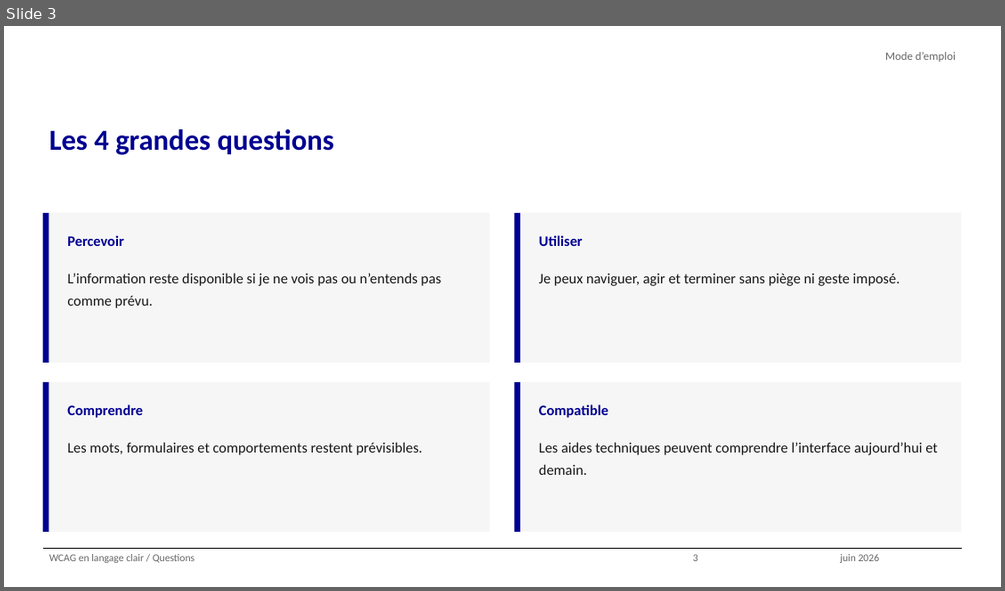
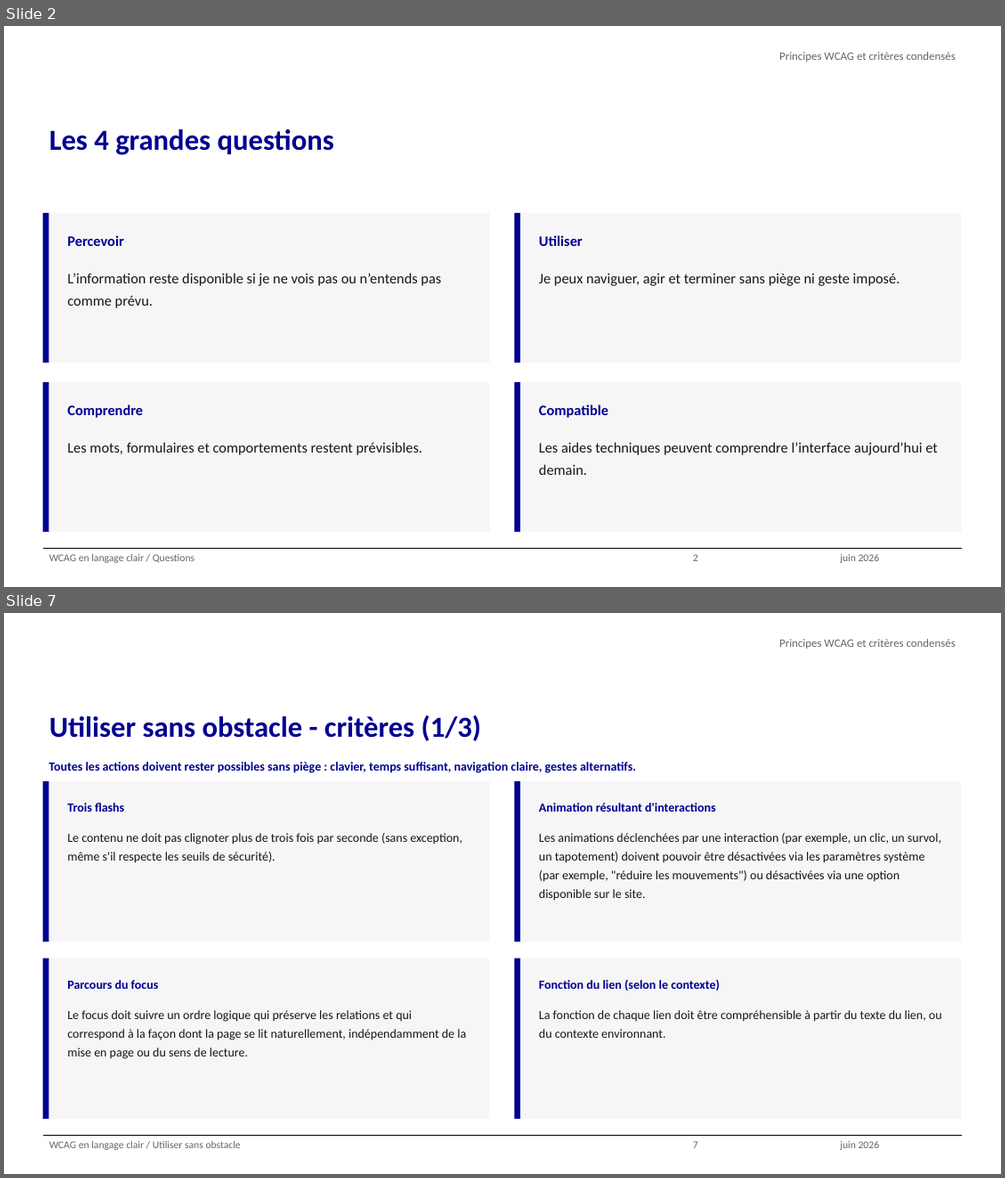
Before and after one commit to alexandra-guiderdoni/usine-fabrication-igpde-102846-ay11, a slide deck: WCAG en langage clair - condensé.pptx. Shown one above the other, each under a label of ours: slide 3 before the commit, slides 2 and 7 after it; the slides between them are not shown. The pictures are 1005x591 and 1005x1178 pixels, drawn with LibreOffice and Linux fonts; fonts in the diff are those of the drawing; background and template pictures are left out. Boxes give left, top, right and bottom in pixels: in the first picture for what was removed or moved away, otherwise in the second. Text is boxed around its words. In the diff, an @@ line names an element or a change of style, - is before the commit and + after.

```diff
--- a/WCAG en langage clair - condensé.pptx
+++ b/WCAG en langage clair - condensé.pptx
@@ slide 7 added at [4,613,1001,1174], background #FFFFFF; not listed: 1 template element that a slide beside it also shows @@
@@ text added at [779,639,955,649], 11 pt, text #666666 @@
+Principes WCAG et critères condensés
@@ title added at [49,715,481,741], 28 pt, text #000091, bold @@
+Utiliser sans obstacle - critères (1/3)
@@ text added at [48,762,636,773], 12 pt, text #000091, bold @@
+Toutes les actions doivent rester possibles sans piège : clavier, temps suffisant, navigation claire, gestes alternatifs.
@@ rectangle added at [43,781,48,942], fill #000091 @@
@@ rectangle added at [48,781,489,942], fill #F6F6F6 @@
@@ rectangle added at [514,781,520,942], fill #000091 @@
@@ rectangle added at [520,781,961,942], fill #F6F6F6 @@
@@ text added at [67,803,124,811], 12 pt, text #000091, bold @@
+Trois flashs
@@ text added at [539,803,715,811], 12 pt, text #000091, bold @@
+Animation résultant d'interactions
@@ text added at [67,833,462,863], 12 pt, text #161616 @@
+Le contenu ne doit pas clignoter plus de trois fois par seconde (sans exception, même s'il respecte les seuils de sécurité).
@@ text added at [539,833,941,900], 12 pt, text #161616 @@
+Les animations déclenchées par une interaction (par exemple, un clic, un survol, un tapotement) doivent pouvoir être désactivées via les paramètres système (par exemple, "réduire les mouvements") ou désactivées via une option disponible sur le site.
@@ rectangle added at [43,958,48,1119], fill #000091 @@
@@ rectangle added at [48,958,489,1119], fill #F6F6F6 @@
@@ rectangle added at [514,958,520,1119], fill #000091 @@
@@ rectangle added at [520,958,961,1119], fill #F6F6F6 @@
@@ text added at [67,980,159,989], 12 pt, text #000091, bold @@
+Parcours du focus
@@ text added at [539,980,720,990], 12 pt, text #000091, bold @@
+Fonction du lien (selon le contexte)
@@ text added at [67,1010,466,1059], 12 pt, text #161616 @@
+Le focus doit suivre un ordre logique qui préserve les relations et qui correspond à la façon dont la page se lit naturellement, indépendamment de la mise en page ou du sens de lecture.
@@ text added at [539,1010,942,1038], 12 pt, text #161616 @@
+La fonction de chaque lien doit être compréhensible à partir du texte du lien, ou du contexte environnant.
@@ text added at [49,1141,241,1150], 10 pt, text #666666 @@
+WCAG en langage clair / Utiliser sans obstacle
@@ text added at [693,1141,698,1148], 10 pt, text #666666 @@
+7
@@ text added at [840,1141,880,1150], 10 pt, text #666666 @@
+juin 2026
@@ what was slide 3 is now slide 2 @@
@@ slide 2 changed as well @@
@@ text at [779,52,955,62]: text changed @@
-Mode d’emploi
+Principes WCAG et critères condensés
```
Also in this commit, not shown: 1 other slide changed, 10 other slides added, 21 slides removed, 4 other files.
